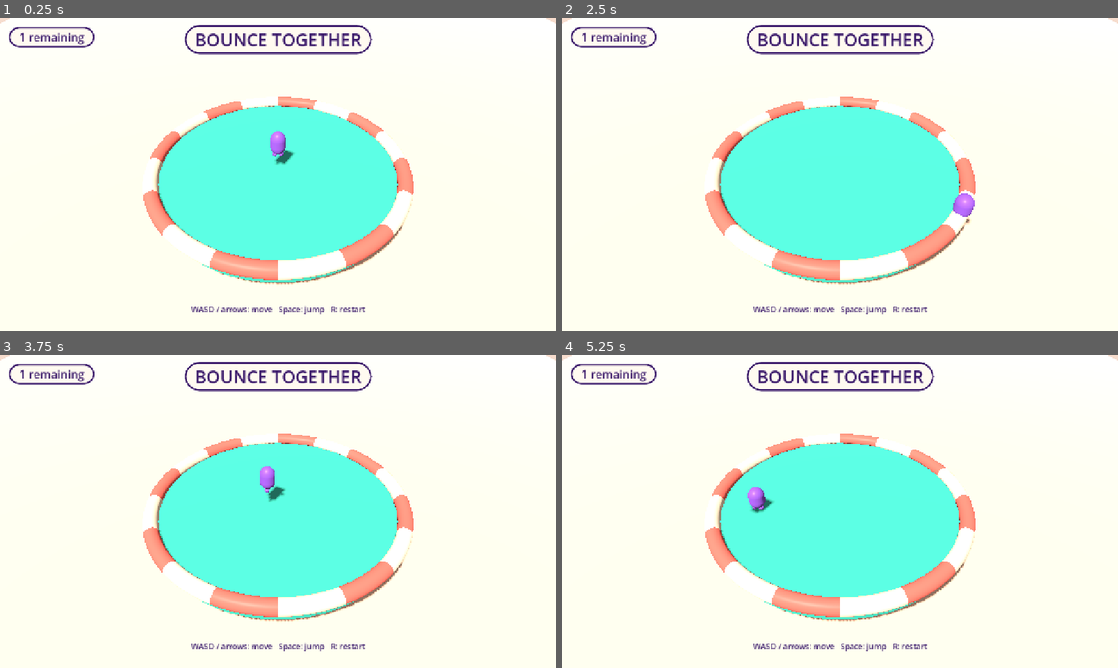
Above: before the commit, frames 1-4 (two rows, left to right).
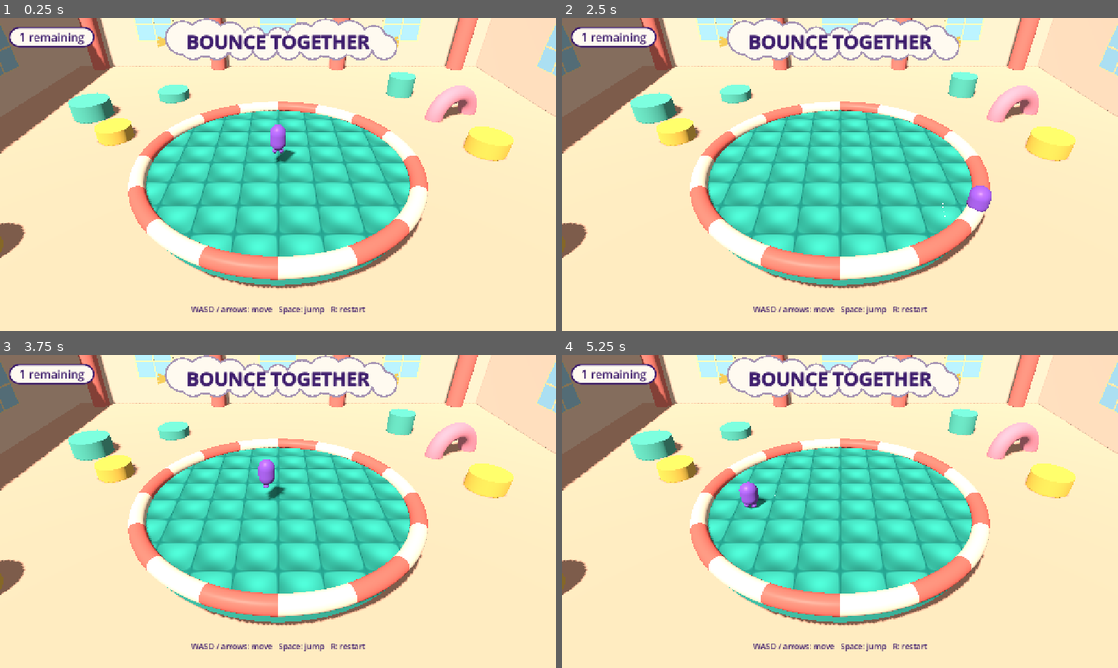
Above: after the commit, the same moments.

Repository: oronanschel/bounce-together
Game: Godot game, scene res://scenes/main.tscn
The game is run twice, just before and just after one commit, with the same random seed, the same clock (stepped at 60 frames per second) and the same inputs.
Inputs:
- Up to frame 1 (0.25 s): no input
- Up to frame 2 (2.5 s): hold D (move_right) 0.53-1.28 s; tap Space (jump) at 0.77, 1.52 s; hold S (move_back) 1.28-2.03 s; hold D (move_right) from 2.03 s (still down)
- Up to frame 3 (3.75 s): release D (move_right) at 2.78 s; hold W (move_forward) 2.78-3.53 s; tap Space (jump) at 3.02 s; tap R (restart) at 3.5 s; hold A (move_left) from 3.53 s (still down)
- Up to frame 4 (5.25 s): tap Space (jump) at 3.77, 4.52 s; tap R (restart) at 4.15 s; release A (move_left) at 5.03 s; hold S (move_back) from 5.03 s (still down)

The runs differ from the first frame. In frame 1, 90% of the frame differs, in the area x 0-100%, y 0-100%; in frame 2, 90%; in frame 3, 90%; in frame 4, 90%.

Commit message:
Soft Play look pass: quilted floor with landing dents, room, cloud banner, puffs
- shaders/quilted_floor.gdshader: puffy teal cushions, fading dents where bouncers land
- scripts/room.gd: peach walls, coral pillars, arched sky windows, pastel soft blocks, arch
- scripts/fx.gd: landing puff particles; main.gd connects player.landed
- ui.gd: cloud-shaped title banner, show_win(name, color) for gameplay
- lower, warmer camera and lighting

Assisted-by: Claude Code:claude-opus-5-5 (Karma42 agent bounce-artist)
Co-Authored-By: Claude Opus 5.5 <noreply@anthropic.com>

Diff:
--- a/scripts/arena.gd
+++ b/scripts/arena.gd
@@ -7,13 +7,37 @@
 const TEAL := Color("3fc1b0")
 const CORAL := Color("f2766b")
 const CREAM := Color("fbecd3")
-const ROOM_FLOOR := Color("f3cdb9")
+const ROOM_FLOOR := Color("e9b9a0")
+
+
+const MAX_DENTS := 8
+
+var _floor_mat: ShaderMaterial
+var _dents: Array[Vector4] = []
+var _next_dent := 0
 
 
 func _ready() -> void:
+	for i in MAX_DENTS:
+		_dents.append(Vector4(0, 0, 0, 0))
 	_build_floor()
 	_build_rim()
 	_build_room_floor()
+	add_child(preload("res://scripts/room.gd").new())
+
+
+## Press a soft dent into the quilted floor where someone landed (fades out).
+func add_dent(world_pos: Vector3, strength: float) -> void:
+	_dents[_next_dent] = Vector4(world_pos.x, world_pos.y, world_pos.z, clamp(strength, 0.0, 1.0))
+	_next_dent = (_next_dent + 1) % MAX_DENTS
+
+
+func _process(delta: float) -> void:
+	for i in MAX_DENTS:
+		var d := _dents[i]
+		d.w = move_toward(d.w, 0.0, delta * 1.5)
+		_dents[i] = d
+	_floor_mat.set_shader_parameter("dents", _dents)
 
 
 func _mat(color: Color, rough := 0.85) -> StandardMaterial3D:
@@ -39,8 +63,21 @@
 	cm.height = 1.0
 	cm.radial_segments = 64
 	mesh.mesh = cm
-	mesh.material_override = _mat(TEAL)
+	mesh.material_override = _mat(TEAL.darkened(0.15))
 	body.add_child(mesh)
+	# Quilted top surface as a thin disc so the shader only covers the top.
+	var top := MeshInstance3D.new()
+	var tm := CylinderMesh.new()
+	tm.top_radius = radius - 0.05
+	tm.bottom_radius = radius - 0.05
+	tm.height = 0.02
+	tm.radial_segments = 64
+	top.mesh = tm
+	_floor_mat = ShaderMaterial.new()
+	_floor_mat.shader = preload("res://shaders/quilted_floor.gdshader")
+	top.material_override = _floor_mat
+	top.position.y = 0.5
+	body.add_child(top)
 	body.position.y = -0.5
 	add_child(body)
 
--- /dev/null
+++ b/scripts/fx.gd
@@ -0,0 +1,40 @@
+extends RefCounted
+## Small one-shot visual effects (landing puffs). Static helpers so gameplay
+## code can call Fx.landing_puff(parent, pos, impact) without owning any FX nodes.
+
+
+static func landing_puff(parent: Node, pos: Vector3, impact: float) -> void:
+	var p := CPUParticles3D.new()
+	p.one_shot = true
+	p.emitting = false
+	p.amount = int(clamp(impact * 1.5, 6, 24))
+	p.lifetime = 0.45
+	p.explosiveness = 1.0
+	p.direction = Vector3(0, 0.3, 0)
+	p.spread = 90.0
+	p.flatness = 0.85
+	p.initial_velocity_min = 1.5
+	p.initial_velocity_max = 1.5 + impact * 0.25
+	p.gravity = Vector3(0, -2, 0)
+	p.damping_min = 3.0
+	p.damping_max = 4.0
+	p.scale_amount_min = 0.6
+	p.scale_amount_max = 1.0
+	var curve := Curve.new()
+	curve.add_point(Vector2(0, 1))
+	curve.add_point(Vector2(1, 0))
+	p.scale_amount_curve = curve
+	var mesh := SphereMesh.new()
+	mesh.radius = 0.12
+	mesh.height = 0.24
+	mesh.radial_segments = 8
+	mesh.rings = 4
+	var mat := StandardMaterial3D.new()
+	mat.albedo_color = Color("fff7ea")
+	mat.roughness = 1.0
+	mesh.material = mat
+	p.mesh = mesh
+	parent.add_child(p)
+	p.global_position = pos + Vector3(0, 0.1, 0)
+	p.emitting = true
+	p.finished.connect(p.queue_free)
--- a/scripts/main.gd
+++ b/scripts/main.gd
@@ -6,19 +6,21 @@
 const Arena := preload("res://scripts/arena.gd")
 const Player := preload("res://scripts/player.gd")
 const Hud := preload("res://scripts/ui.gd")
+const Fx := preload("res://scripts/fx.gd")
 
 const ARENA_RADIUS := 8.0
 const OUT_HEIGHT := -0.8  # below the arena top (y = 0) means you fell off
 
 var players: Array = []
 var hud
+var arena
 var round_over := false
 
 
 func _ready() -> void:
 	_setup_input()
 	_build_environment()
-	var arena := Arena.new()
+	arena = Arena.new()
 	arena.radius = ARENA_RADIUS
 	add_child(arena)
 	hud = Hud.new()
@@ -51,7 +53,7 @@
 	env.background_color = Color("f6dccd")
 	env.ambient_light_source = Environment.AMBIENT_SOURCE_COLOR
 	env.ambient_light_color = Color("fff1e6")
-	env.ambient_light_energy = 0.3
+	env.ambient_light_energy = 0.25
 	env.tonemap_mode = Environment.TONE_MAPPER_LINEAR
 	var we := WorldEnvironment.new()
 	we.environment = env
@@ -60,7 +62,7 @@
 	var sun := DirectionalLight3D.new()
 	sun.rotation_degrees = Vector3(-55, -30, 0)
 	sun.light_color = Color("fff4e8")
-	sun.light_energy = 0.85
+	sun.light_energy = 0.75
 	sun.shadow_enabled = true
 	add_child(sun)
 
@@ -68,9 +70,9 @@
 func _build_camera() -> void:
 	var cam := Camera3D.new()
 	cam.fov = 50
-	cam.position = Vector3(0, 14, 17)
+	cam.position = Vector3(0, 11, 17)
 	add_child(cam)
-	cam.look_at(Vector3(0, 0, 1), Vector3.UP)
+	cam.look_at(Vector3(0, -0.5, 0.5), Vector3.UP)
 	cam.current = true
 
 
@@ -83,8 +85,17 @@
 	p.body_color = Color("8f5bd8")
 	p.position = Vector3(0, 1.5, 0)
 	add_child(p)
+	p.landed.connect(_on_player_landed.bind(p))
 	players.append(p)
 	hud.show_playing(_remaining())
+
+
+func _on_player_landed(impact: float, p: Node3D) -> void:
+	if impact < 2.0:
+		return
+	Fx.landing_puff(self, p.global_position, impact)
+	if p.global_position.y > -0.2:
+		arena.add_dent(p.global_position, impact / 12.0)
 
 
 func _remaining() -> int:
--- /dev/null
+++ b/scripts/room.gd
@@ -0,0 +1,135 @@
+extends Node3D
+## Warm indoor soft-play room: peach walls, coral pillars, arched sky windows,
+## pastel soft blocks. Decoration only (no collision) except the room floor in arena.gd.
+
+const WALL := Color("f7d9c4")
+const CORAL := Color("f2857a")
+const SKY := Color("9fd8f5")
+const FRAME := Color("f6e3b0")
+const TEAL := Color("5cc8b5")
+const YELLOW := Color("f8cf5a")
+const PINK := Color("f59bb0")
+
+const ROOM := 24.0  # half-size of the room
+const WALL_H := 12.0
+
+
+func _ready() -> void:
+	_walls()
+	for x in [-14.0, 0.0, 14.0]:
+		_window(Vector3(x, 0, -ROOM + 0.05), 0.0)
+	for z in [-12.0, 2.0]:
+		_window(Vector3(-ROOM + 0.05, 0, z), PI / 2)
+		_window(Vector3(ROOM - 0.05, 0, z), -PI / 2)
+	for x in [-7.0, 7.0, -21.0, 21.0]:
+		_cyl(Vector3(x, -1.5 + WALL_H / 2, -ROOM + 0.8), 0.9, WALL_H, CORAL)
+	_cyl(Vector3(-16, -1.5 + 0.7, -10), 1.6, 1.4, TEAL)
+	_cyl(Vector3(-12.5, -1.5 + 0.5, -6), 1.3, 1.0, YELLOW)
+	_cyl(Vector3(-10, -1.5 + 0.4, -14), 1.4, 0.8, TEAL)
+	_cyl(Vector3(15, -1.5 + 0.6, -4), 1.4, 1.2, YELLOW)
+	_cyl(Vector3(12, -1.5 + 0.9, -15), 1.2, 1.8, TEAL)
+	_cyl(Vector3(-15, -1.5 + 0.8, 6), 1.5, 1.6, YELLOW)
+	_cyl(Vector3(16, -1.5 + 0.7, 7), 1.6, 1.4, TEAL)
+	_arch(Vector3(15, -1.5, -10), PINK)
+
+
+func _mat(color: Color, rough := 0.9) -> StandardMaterial3D:
+	var m := StandardMaterial3D.new()
+	m.albedo_color = color
+	m.roughness = rough
+	return m
+
+
+func _box(pos: Vector3, size: Vector3, color: Color, rot_y := 0.0) -> MeshInstance3D:
+	var mi := MeshInstance3D.new()
+	var bm := BoxMesh.new()
+	bm.size = size
+	mi.mesh = bm
+	mi.material_override = _mat(color)
+	mi.position = pos
+	mi.rotation.y = rot_y
+	add_child(mi)
+	return mi
+
+
+func _cyl(pos: Vector3, r: float, h: float, color: Color) -> void:
+	var mi := MeshInstance3D.new()
+	var cm := CylinderMesh.new()
+	cm.top_radius = r
+	cm.bottom_radius = r
+	cm.height = h
+	cm.radial_segments = 40
+	mi.mesh = cm
+	mi.material_override = _mat(color, 0.7)
+	mi.position = pos
+	add_child(mi)
+
+
+func _walls() -> void:
+	var y := -1.5 + WALL_H / 2
+	_box(Vector3(0, y, -ROOM), Vector3(ROOM * 2, WALL_H, 0.2), WALL)
+	_box(Vector3(-ROOM, y, 0), Vector3(0.2, WALL_H, ROOM * 2), WALL)
+	_box(Vector3(ROOM, y, 0), Vector3(0.2, WALL_H, ROOM * 2), WALL)
+	_box(Vector3(0, y, ROOM), Vector3(ROOM * 2, WALL_H, 0.2), WALL)
+
+
+func _window(base: Vector3, rot_y: float) -> void:
+	# Arched window: rectangular pane with a half-disc top, framed in cream.
+	var holder := Node3D.new()
+	holder.position = base
+	holder.rotation.y = rot_y
+	add_child(holder)
+	var w := 4.0
+	var bottom := 1.5
+	var h := 3.0
+	for layer in [[FRAME, 0.4, 0.0], [SKY, 0.0, 0.05]]:
+		var col: Color = layer[0]
+		var grow: float = layer[1]
+		var z: float = layer[2] + 0.1
+		var pane := MeshInstance3D.new()
+		var bm := BoxMesh.new()
+		bm.size = Vector3(w + grow, h + grow / 2, 0.05)
+		pane.mesh = bm
+		pane.material_override = _mat(col, 1.0)
+		pane.position = Vector3(0, bottom + h / 2, z)
+		holder.add_child(pane)
+		var arc := MeshInstance3D.new()
+		var cm := CylinderMesh.new()
+		cm.top_radius = (w + grow) / 2
+		cm.bottom_radius = (w + grow) / 2
+		cm.height = 0.05
+		cm.radial_segments = 40
+		arc.mesh = cm
+		arc.material_override = _mat(col, 1.0)
+		arc.rotation.x = PI / 2
+		arc.position = Vector3(0, bottom + h, z)
+		holder.add_child(arc)
+	# Mullions
+	for i in [-1, 1]:
+		var bar := MeshInstance3D.new()
+		var bb := BoxMesh.new()
+		bb.size = Vector3(0.12, h + w / 2, 0.06)
+		bar.mesh = bb
+		bar.material_override = _mat(FRAME)
+		bar.position = Vector3(i * 0.0, bottom + (h + w / 2) / 2, 0.2)
+		holder.add_child(bar)
+	var cross := MeshInstance3D.new()
+	var cb := BoxMesh.new()
+	cb.size = Vector3(w, 0.12, 0.06)
+	cross.mesh = cb
+	cross.material_override = _mat(FRAME)
+	cross.position = Vector3(0, bottom + h * 0.6, 0.2)
+	holder.add_child(cross)
+
+
+func _arch(pos: Vector3, color: Color) -> void:
+	var mi := MeshInstance3D.new()
+	var tm := TorusMesh.new()
+	tm.inner_radius = 1.2
+	tm.outer_radius = 2.6
+	tm.rings = 48
+	mi.mesh = tm
+	mi.material_override = _mat(color, 0.7)
+	mi.rotation = Vector3(PI / 2, 0.4, 0)
+	mi.position = pos
+	add_child(mi)
--- a/scripts/ui.gd
+++ b/scripts/ui.gd
@@ -9,9 +9,8 @@
 
 
 func _ready() -> void:
-	var title := _pill("BOUNCE TOGETHER", 40)
-	title.set_anchors_and_offsets_preset(Control.PRESET_CENTER_TOP)
-	title.position.y = 16
+	var title := CloudBanner.new()
+	title.text = "BOUNCE TOGETHER"
 	add_child(title)
 
 	var counter := _pill("1 remaining", 26)
@@ -72,4 +71,65 @@
 
 
 func show_game_over(message: String) -> void:
+	_center.remove_theme_color_override("font_color")
+	_center.add_theme_color_override("font_color", INK)
 	_center.text = message + "\nPress R to bounce again"
+
+
+## Winner overlay for gameplay to call when one bouncer is left.
+func show_win(winner_name: String, winner_color: Color = INK) -> void:
+	_center.add_theme_color_override("font_color", winner_color.darkened(0.25))
+	_center.text = "%s wins!\nPress R to bounce again" % winner_name
+
+
+## Cloud-shaped title banner drawn from overlapping circles (no texture needed).
+class CloudBanner:
+	extends Control
+	var text := ""
+	const W := 440.0
+	const H := 74.0
+
+	func _ready() -> void:
+		anchor_left = 0.5
+		anchor_right = 0.5
+		offset_left = -(W + 120) / 2
+		offset_right = (W + 120) / 2
+		offset_top = 6
+		offset_bottom = 6 + H + 40
+		mouse_filter = Control.MOUSE_FILTER_IGNORE
+
+	func _puffs() -> Array:
+		var cx := size.x / 2
+		var cy := 12 + H / 2
+		var out := []
+		var n := 9
+		for i in n:
+			var t := float(i) / (n - 1)
+			var x := cx - W / 2 + t * W
+			var r := H * (0.42 + 0.14 * sin(t * PI * 3.0 + 0.5))
+			out.append([Vector2(x, cy - H * 0.12), r])
+			out.append([Vector2(x + W / n / 2, cy + H * 0.16), H * 0.36])
+		return out
+
+	func _draw() -> void:
+		var cream := Color("fffaf0")
+		var ink := Color("3b1a6b")
+		var sun := Color("f8cf5a")
+		var cx := size.x / 2
+		var cy := 12 + H / 2
+		for side in [-1, 1]:
+			for k in 3:
+				var a: float = (-0.5 + k * 0.5) * 0.7
+				var dir := Vector2(side * cos(a), sin(a))
+				var start := Vector2(cx + side * (W / 2 + 30), cy) + dir * 6
+				draw_line(start, start + dir * 22, sun, 6.0, true)
+		for p in _puffs():
+			draw_circle(p[0], p[1] + 4, ink.lerp(cream, 0.55))
+		for p in _puffs():
+			draw_circle(p[0], p[1], cream)
+		var font := get_theme_default_font()
+		var fs := 44
+		var tw := font.get_string_size(text, HORIZONTAL_ALIGNMENT_LEFT, -1, fs).x
+		var pos := Vector2(cx - tw / 2, cy + fs * 0.35)
+		draw_string_outline(font, pos, text, HORIZONTAL_ALIGNMENT_LEFT, -1, fs, 6, ink)
+		draw_string(font, pos, text, HORIZONTAL_ALIGNMENT_LEFT, -1, fs, ink)
--- /dev/null
+++ b/shaders/quilted_floor.gdshader
@@ -0,0 +1,37 @@
+shader_type spatial;
+// Teal quilted bouncy floor: puffy square cushions with soft seams.
+// Applied to the top cap of the arena cylinder; uses world XZ so cushions
+// stay square regardless of mesh UVs. Up to 8 recent landings press dents.
+uniform vec4 base_color : source_color = vec4(0.24, 0.76, 0.69, 1.0);
+uniform vec4 seam_color : source_color = vec4(0.13, 0.55, 0.52, 1.0);
+uniform float cell_size = 2.0;
+uniform vec4 dents[8]; // xyz = world position, w = strength 0..1
+varying vec3 world_pos;
+
+void vertex() {
+	world_pos = (MODEL_MATRIX * vec4(VERTEX, 1.0)).xyz;
+}
+
+void fragment() {
+	vec2 p = world_pos.xz / cell_size;
+	vec2 f = fract(p) - 0.5;
+	// Cushion height: 1 at center, 0 at seams.
+	vec2 c = cos(f * 3.14159);
+	float puff = c.x * c.y;
+	// Fake normal from cushion gradient.
+	vec2 grad = -vec2(sin(f.x * 3.14159) * c.y, c.x * sin(f.y * 3.14159)) * 0.9;
+	float dent = 0.0;
+	for (int i = 0; i < 8; i++) {
+		float d = distance(world_pos.xz, dents[i].xz);
+		dent += dents[i].w * smoothstep(0.9, 0.0, d);
+	}
+	vec3 n = normalize(vec3(grad.x, 1.0, grad.y));
+	NORMAL = normalize((VIEW_MATRIX * vec4(n, 0.0)).xyz);
+	float seam = smoothstep(0.08, 0.0, puff);
+	vec3 col = mix(base_color.rgb, seam_color.rgb, seam * 0.8);
+	col *= 0.88 + 0.12 * puff;
+	col = mix(col, seam_color.rgb * 0.8, clamp(dent, 0.0, 0.7));
+	ALBEDO = col;
+	ROUGHNESS = 0.8;
+	SPECULAR = 0.25;
+}
Binary file added: docs/screenshots/soft-play-look.png
Not shown, added: scripts/fx.gd.uid
Not shown, added: scripts/room.gd.uid
Not shown, added: shaders/quilted_floor.gdshader.uid
Not shown, changed: ASSETS.md
Not shown, changed: build/web-compact/index.pck.wasm
Not shown, changed: build/web/index.pck
